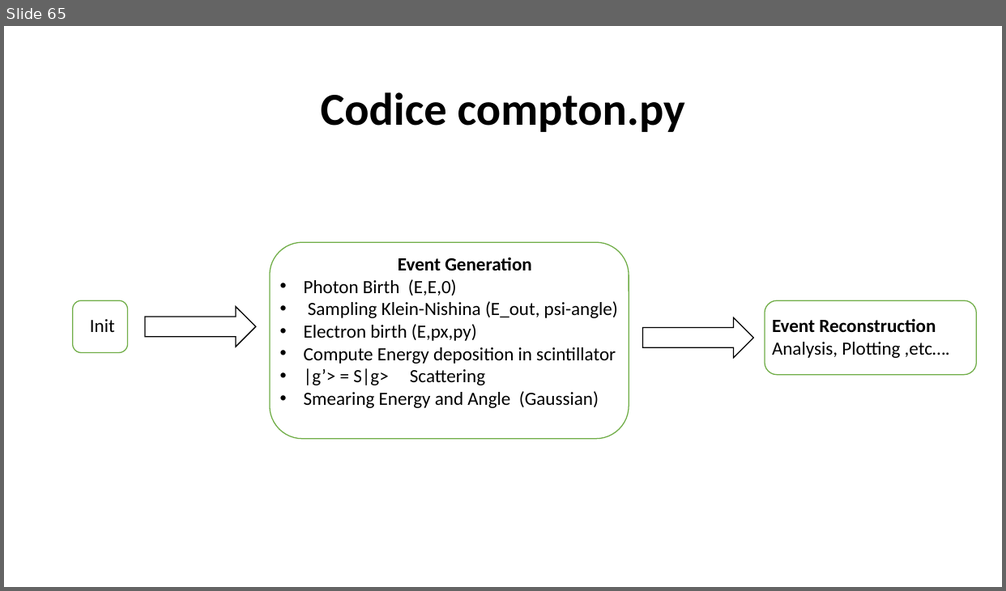
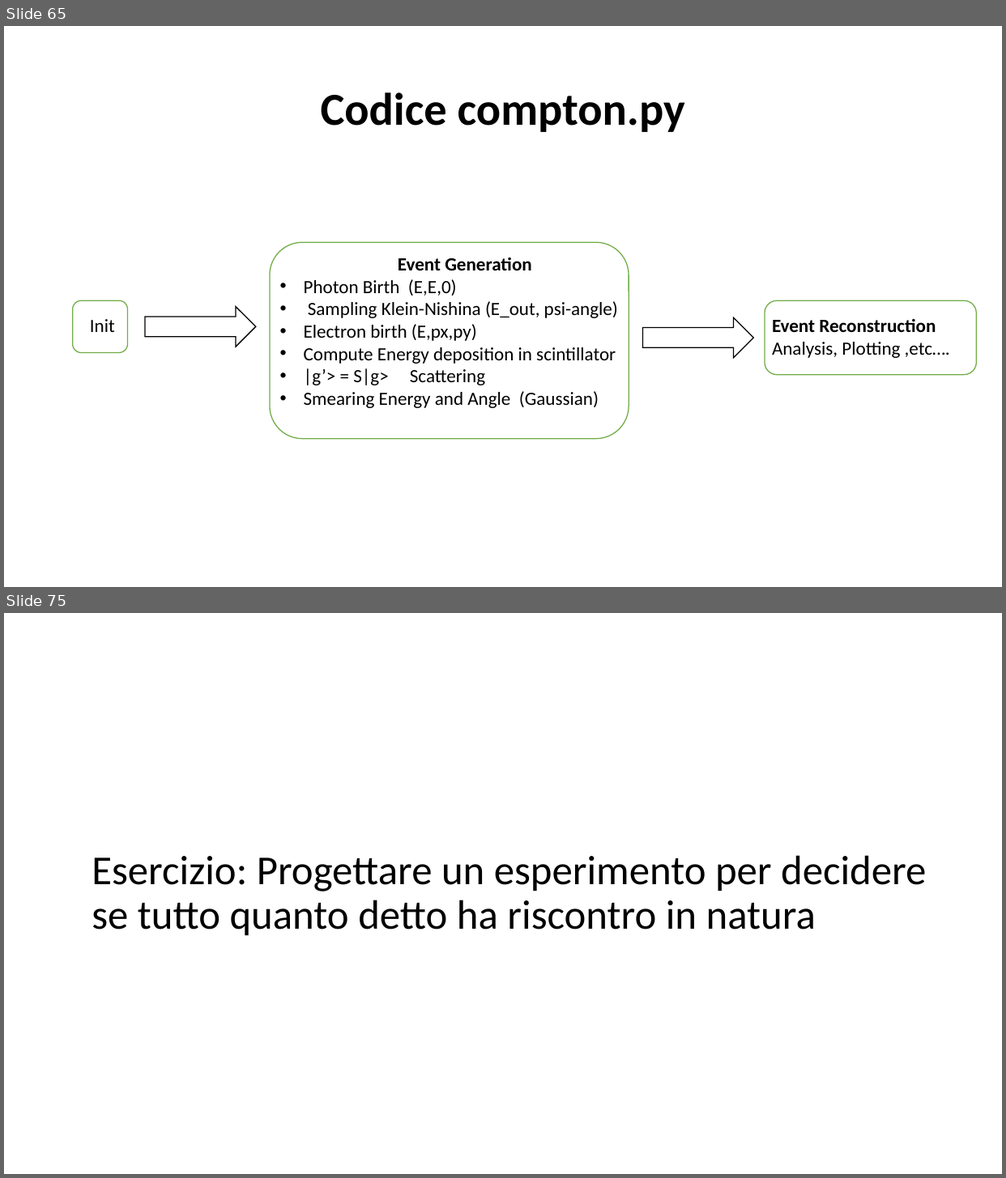
Before and after one commit to marcomonte94/Montecarlo, a slide deck: Slide Corso Metodi Montecarlo.pptx. Shown one above the other, each under a label of ours: slide 65 before the commit, slides 65 and 75 after it; the slides between them are not shown. The pictures are 1006x591 and 1006x1178 pixels, drawn with LibreOffice and Linux fonts; fonts in the diff are those of the drawing. Boxes give left, top, right and bottom in pixels: in the first picture for what was removed or moved away, otherwise in the second. Text is boxed around its words. In the diff, an @@ line names an element or a change of style, - is before the commit and + after.

```diff
--- a/Slide Corso Metodi Montecarlo.pptx
+++ b/Slide Corso Metodi Montecarlo.pptx
@@ slide 75 added at (4,613,1002,1174), background #FFFFFF @@
@@ title added at (91,855,926,936), 39.6 pt, text #000000 @@
+Esercizio: Progettare un esperimento per decidere se tutto quanto detto ha riscontro in natura
```
Also in this commit, not shown: 9 other slides added, 2 other files.
